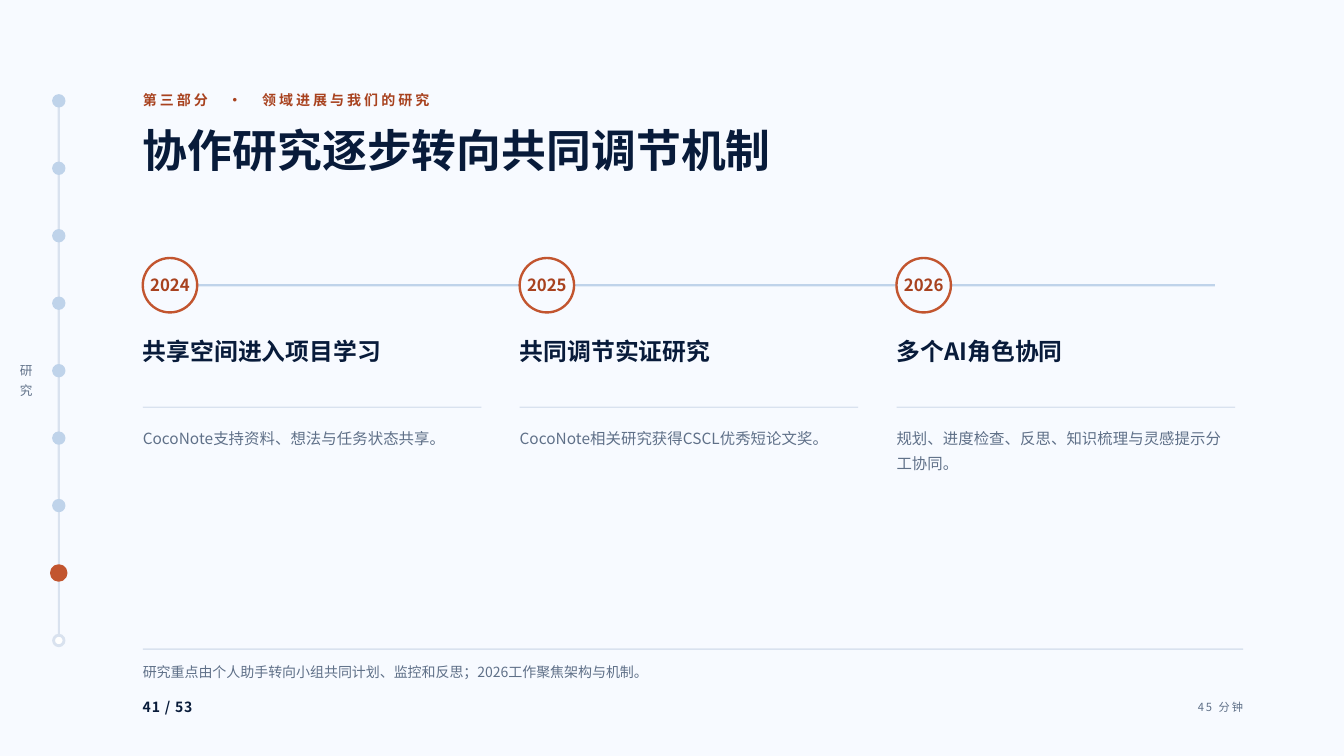
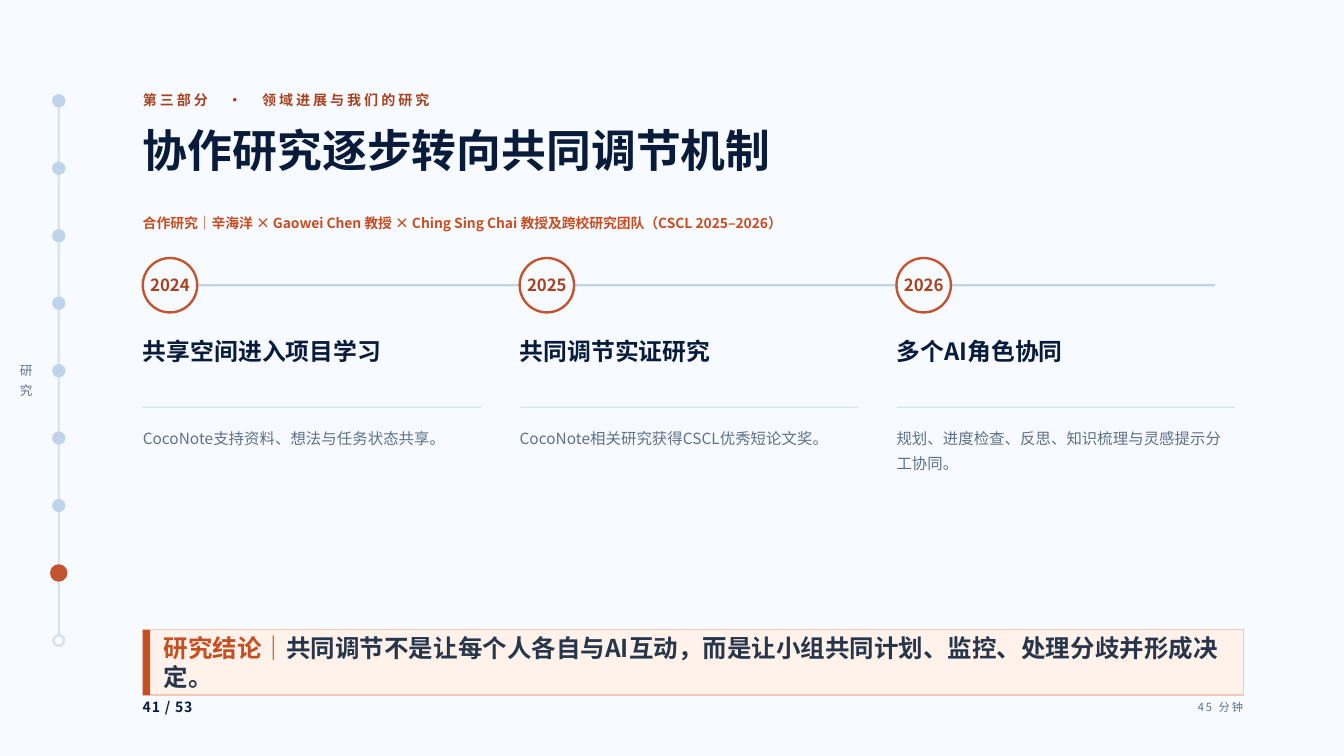
Before and after one commit to tonyxinvip/slides, a slide deck: slide 41 of student-ai-cognitive-division-2026/downloads/student-ai-cognitive-division-2026.pptx. Drawn at 1344x756 pixels with LibreOffice and Linux fonts; fonts in the diff are those of the drawing. Boxes give left, top, right and bottom in pixels: in the first picture for what was removed or moved away, otherwise in the second. Text is boxed around its words. In the diff, an @@ line names an element or a change of style, - is before the commit and + after.

```diff
--- a/student-ai-cognitive-division-2026/downloads/student-ai-cognitive-division-2026.pptx
+++ b/student-ai-cognitive-division-2026/downloads/student-ai-cognitive-division-2026.pptx
@@ text added at [143, 214, 782, 232], 9.9 pt, text #C74E22, bold @@
+合作研究｜辛海洋 × Gaowei Chen 教授 × Ching Sing Chai 教授及跨校研究团队（CSCL 2025–2026）
@@ rectangle "研究结论｜共同调节不是让每个人各自与AI互动，而是让小组共同计划、监控、处理分歧并形成决定。": place and size @@
-rectangle "研究结论｜共同调节不是让每个人各自与AI互动，而是让小组共同计划、监控、处理分歧并形成决定。" at [143, 665, 648, 679]
+rectangle "研究结论｜共同调节不是让每个人各自与AI互动，而是让小组共同计划、监控、处理分歧并形成决定。" at [143, 630, 1244, 696]
@@ rectangle "研究结论｜共同调节不是让每个人各自与AI互动，而是让小组共同计划、监控、处理分歧并形成决定。" at [143, 630, 1244, 696]: vertical alignment top to middle; fill none to #FFF2EA; outline none to #F3C8B7 0.75 pt @@
@@ rectangle added at [143, 630, 150, 696], fill #C74E22 @@
@@ text in rectangle at [164, 635, 1218, 688]: text changed; size 10 to 17.5 pt; text colour #5F7088 to #27364A; bold on @@
-研究重点由个人助手转向小组共同计划、监控和反思；2026工作聚焦架构与机制。
+研究结论｜共同调节不是让每个人各自与AI互动，而是让小组共同计划、监控、处理分歧并形成决定。
```
Also in this commit, not shown: 25 other slides changed, 57 other files.
